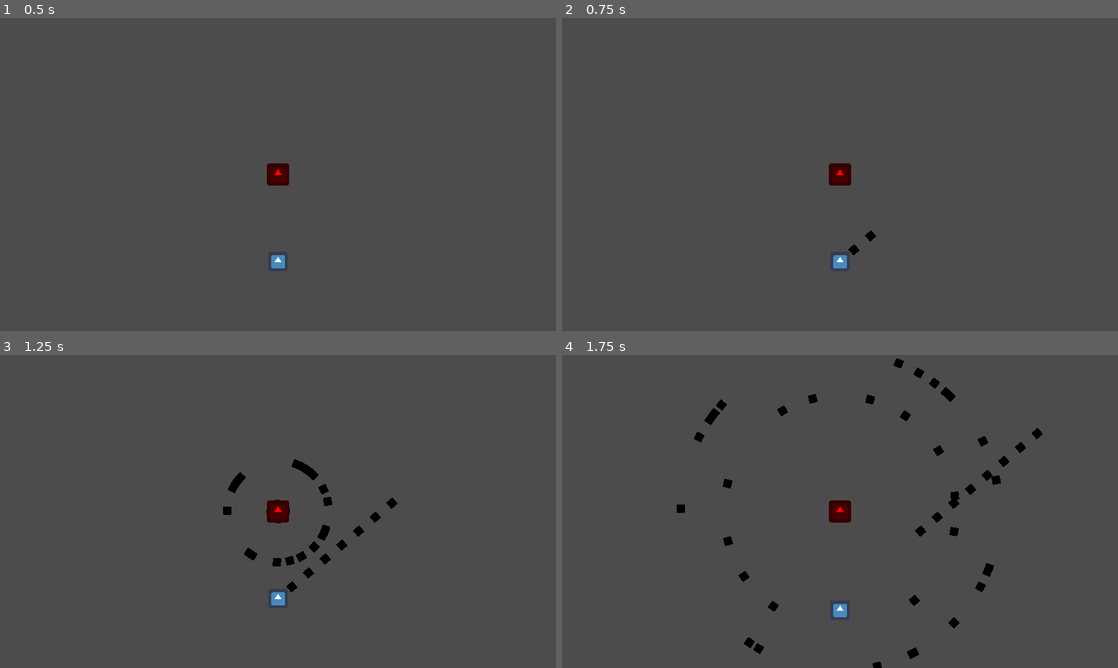
Above: before the commit, frames 1-4 (two rows, left to right).
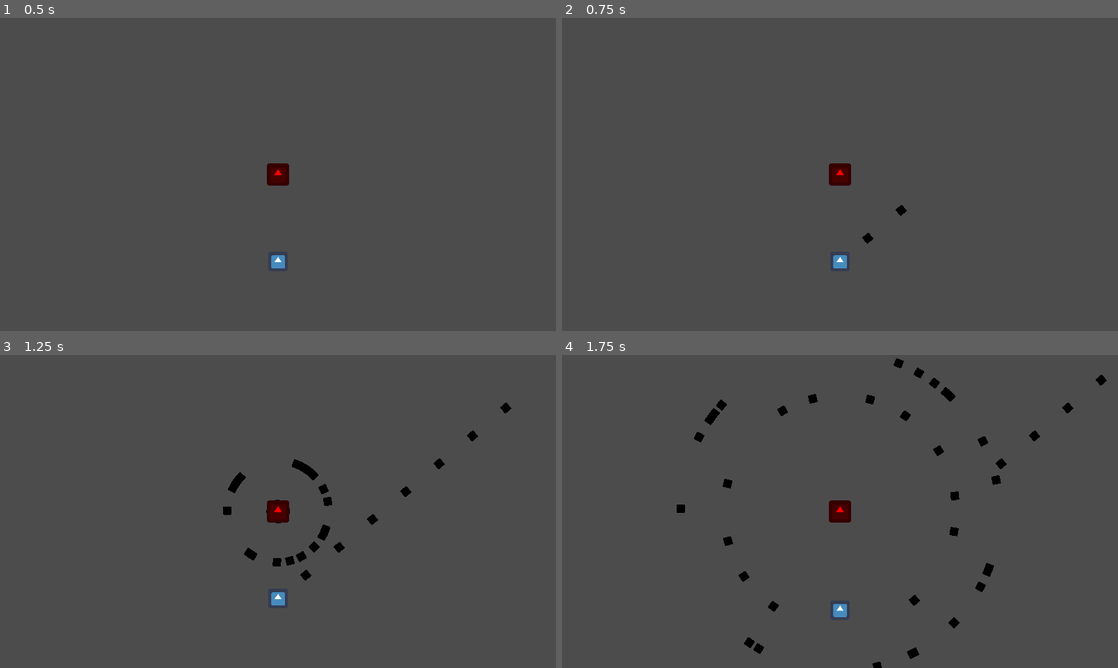
Above: after the commit, the same moments.

Repository: warriormaster12/HeartTale
Game: Godot game, scene res://Levels/BossLevel.tscn
Same seed, same stepped clock (60 frames per second), same inputs: the game is played once before the commit and once after it. The engine's default icon, where the game draws it, is replaced by a stand-in: a white triangle on a blue panel in a dark square.
Inputs (mouse positions are in pixels of both pictures, inside the frame that each line leads up to):
- Up to frame 1 (0.5 s): no input
- Up to frame 2 (0.75 s): tap Enter at 0.5 s; move the mouse to (962, 158) at 0.52 s; press the mouse at (962, 158) at 0.53 s
- Up to frame 3 (1.25 s): no input
- Up to frame 4 (1.75 s): move the mouse to (728, 527) at 1.27 s; release the mouse at (728, 527) at 1.28 s; tap S (move_b) at 1.35 s

Frame 1 is identical in both runs. In frame 2, 0.1% of the frame differs, in the area x 51-62%, y 59-76%; in frame 3, 0.4%, in the area x 51-92%, y 15-76%; in frame 4, 0.4%.

Commit message:
god_mode

Diff:
--- a/GameObjects/Bullet/Bullet.gd
+++ b/GameObjects/Bullet/Bullet.gd
@@ -10,6 +10,7 @@
 onready var sfx_audio_source_node = get_node(sfx_audio_source)
 onready var timer = get_node("SelfDestroyDelay")
 var target = "Player"
+var damage = 20.0
 
 
 # Called when the node enters the scene tree for the first time.
@@ -31,7 +32,8 @@
 func _on_Area2D_body_entered(body):
 	if body.name == target:
 		sfx_audio_source_node.play()
-		body.health -= 20
+		if body.get("god_mode") == false:
+			body.health -= damage
 		self.visible = false
 
 
--- a/GameObjects/Enemy/BehaviourTree/BTRoot.gd
+++ b/GameObjects/Enemy/BehaviourTree/BTRoot.gd
@@ -34,9 +34,11 @@
 			_wait(3.0)
 		elif stages == 4:
 			_wait(5.0)
+			ai_target_node.god_mode = true
 			ai_target_node._shoot_laser(delta)
 			_wait(5.0)
 		elif stages == 5:
+			ai_target_node.god_mode = false
 			if do_once == true:
 				do_once = false
 				ai_target_node.can_move = true
--- a/GameObjects/Enemy/Enemy.gd
+++ b/GameObjects/Enemy/Enemy.gd
@@ -16,6 +16,7 @@
 var new_pos
 var can_move = false
 var do_once = true
+var god_mode = false
 
 var current_target
 onready var starting_position = self.position
@@ -38,7 +39,7 @@
 
 func _physics_process(delta):
 
-
+	print(health)
 	_calculate_health()
 	_calculate_position(delta)
 
--- a/GameObjects/Player/Player.gd
+++ b/GameObjects/Player/Player.gd
@@ -57,6 +57,8 @@
 func _shoot():
 	var bullet_instance = bullet.instance()
 	bullet_instance.target = "Enemy"
+	bullet_instance.speed = 1000
+
 	var bullet_rotation = get_angle_to(get_global_mouse_position()) + rotator_node.get_rotation()
 	bullet_instance.position = rotator_node.position
 	bullet_instance.rotation = bullet_rotation
--- a/GameObjects/Player/Player.tscn
+++ b/GameObjects/Player/Player.tscn
@@ -9,6 +9,7 @@
 
 [node name="Player" type="KinematicBody2D"]
 script = ExtResource( 2 )
+health = 300
 sfx_audio_source = NodePath("SFX")
 
 [node name="CollisionShape2D" type="CollisionShape2D" parent="."]
